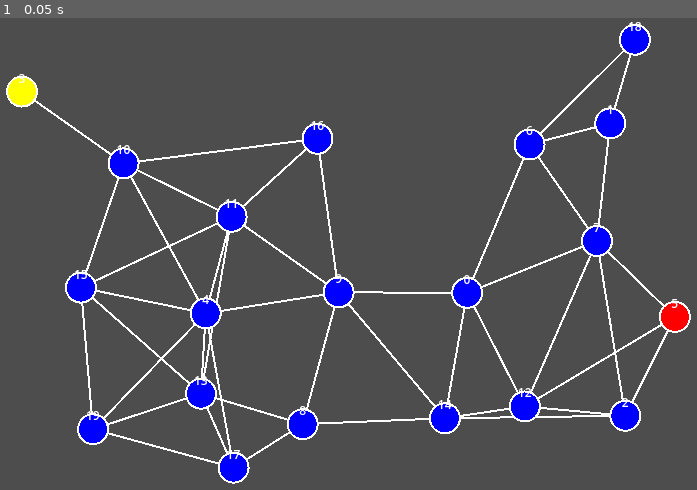
Above: before the commit, frame 1.
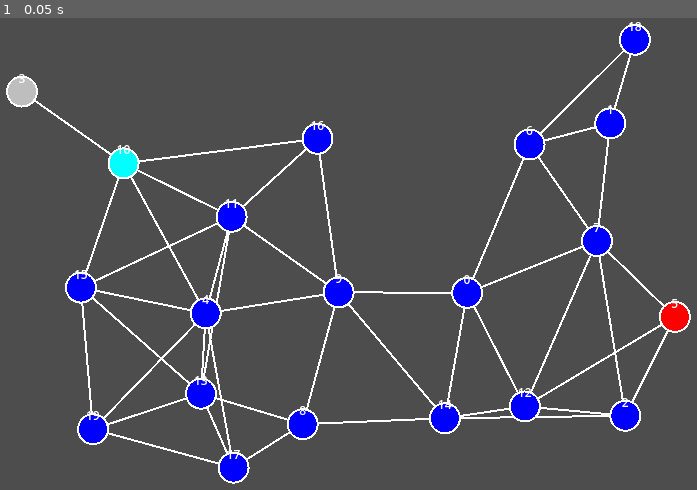
Above: after the commit, the same moment.

Repository: EdbertWang/roguelike_autobattler
Game: Godot game, scene res://Manager/game_state_manager.tscn
Same seed, same stepped clock (60 frames per second), same inputs: the game is played once before the commit and once after it.
Inputs:
- Up to frame 1 (0.05 s): no input

The runs differ from the first frame. In frame 1, 0.4% of the frame differs, in the area x 1-20%, y 12-34%.

Commit message:
changed start node to be complete on start

Diff:
--- a/Manager/game_state_manager.gd
+++ b/Manager/game_state_manager.gd
@@ -9,7 +9,6 @@
 	CAMPAIGN_COMPLETE
 }
 
-@onready var campaign_controller = $CampaignController
 @onready var map_generator = $MapManager
 @onready var battle_manager = $BattleManager
 @onready var gui = $Gui
--- a/Map_Gen/map_manager.gd
+++ b/Map_Gen/map_manager.gd
@@ -30,7 +30,7 @@
 
 # Player movement state
 var is_player_moving := false
-var pending_battle_node: MapNode
+var pending_node: MapNode
 
 # Visual colors
 var NODE_COLORS = {
@@ -48,7 +48,6 @@
 ######### MANAGER CODE ########
 
 func _ready():
-
 	# Connect player movement signal if player sprite exists
 	if player_sprite and player_sprite.has_signal("done_moving"):
 		player_sprite.done_moving.connect(_on_player_movement_finished)
@@ -165,7 +164,8 @@
 
 	# Set node types
 	start_node.node_type = "start"
-	start_node.available = true
+	start_node.completed = true
+	completed_nodes.append(start_node)
 	current_node = start_node
 
 	end_node.node_type = "end"
@@ -208,10 +208,6 @@
 	for node in nodes:
 		node.available = false
 
-	# Start node is always available initially
-	if start_node:
-		start_node.available = true
-
 	# Make nodes connected to completed nodes available
 	for completed_node in completed_nodes:
 		for connected_node in completed_node.connections:
@@ -226,10 +222,18 @@
 	"""Called when player finishes moving to a node"""
 	is_player_moving = false
 
-	if pending_battle_node:
-		# Player has reached the node, now start the battle
-		start_battle_at_node(pending_battle_node)
-		pending_battle_node = null
+	if pending_node and pending_node.available:
+		# Player has reached the node, now update other nodes
+		current_node = pending_node
+
+		queue_redraw()
+
+		# Update other nodes
+		selected_node.emit(pending_node)
+		pending_node = null
+	else:
+		push_warning("Attempted to start battle at unavailable node")
+
 
 func move_player_to_node(target_node: MapNode):
 	"""Move player sprite to specified node"""
@@ -248,28 +252,13 @@
 # BATTLE INTEGRATION
 # =============================================================================
 
-func start_battle_at_node(node: MapNode):
-	"""Start a battle at the specified node using the enemy spawner"""
-	if not node.available:
-		push_warning("Attempted to start battle at unavailable node")
-		return
-
-	print("Starting battle at node %d (Stage: %d, Difficulty: %s)" % [node.id, node.stage, node.difficulty])
-	current_node = node
-
-	# Update visual
-	queue_redraw()
-
-	# Update other nodes
-	selected_node.emit(node)
-
-func complete_current_battle():
-	"""Mark current battle as completed and update availability"""
+func complete_node():
+	"""Mark current node as completed and update availability"""
 	if not current_node:
-		push_warning("No current battle to complete")
-		return
-
-	print("Battle completed at node %d" % current_node.id)
+		push_warning("No node to complete")
+		return
+
+	print("Completed node %d" % current_node.id)
 
 	current_node.completed = true
 	completed_nodes.append(current_node)
@@ -362,17 +351,17 @@
 
 	for node in nodes:
 		if click_position.distance_to(node.position) <= node_radius:
-			if node.available and not node.completed:
+			if node.available:
 				# Check if player needs to move first
-				if player_sprite and current_node != node:
+				if player_sprite and is_player_moving == false:
 					# Player needs to move to this node first
-					pending_battle_node = node
+					pending_node = node
 					move_player_to_node(node)
-				else:
-					# Player is already at this node or no player sprite
-					start_battle_at_node(node)
+				elif current_node != node: # Handle revisiting current node case
+					move_player_to_node(node)
+
 			else:
-				print("Node %d is not available for battle" % node.id)
+				print("Node %d is available to visit" % node.id)
 			break
 
 # =============================================================================
